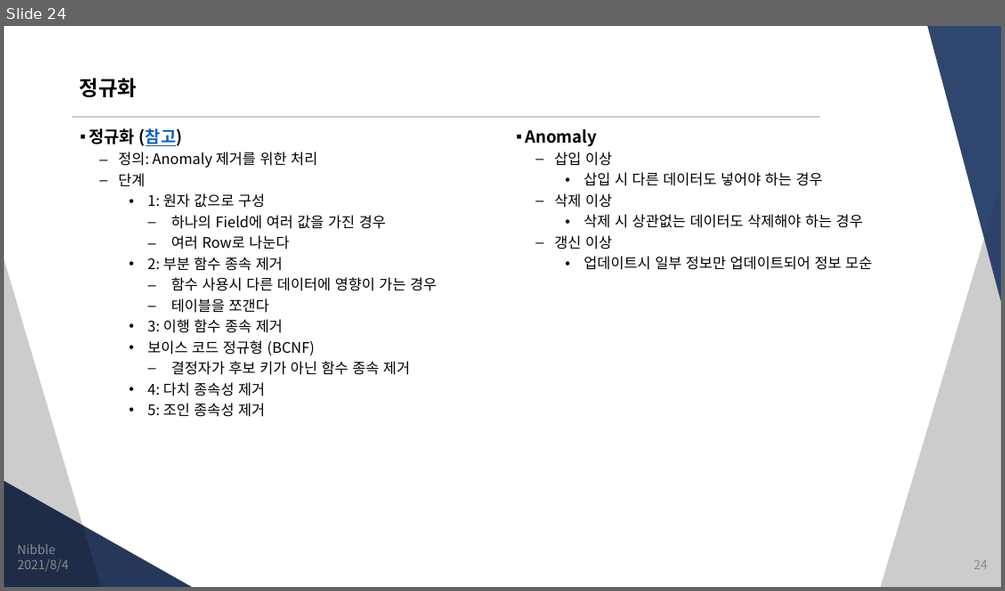
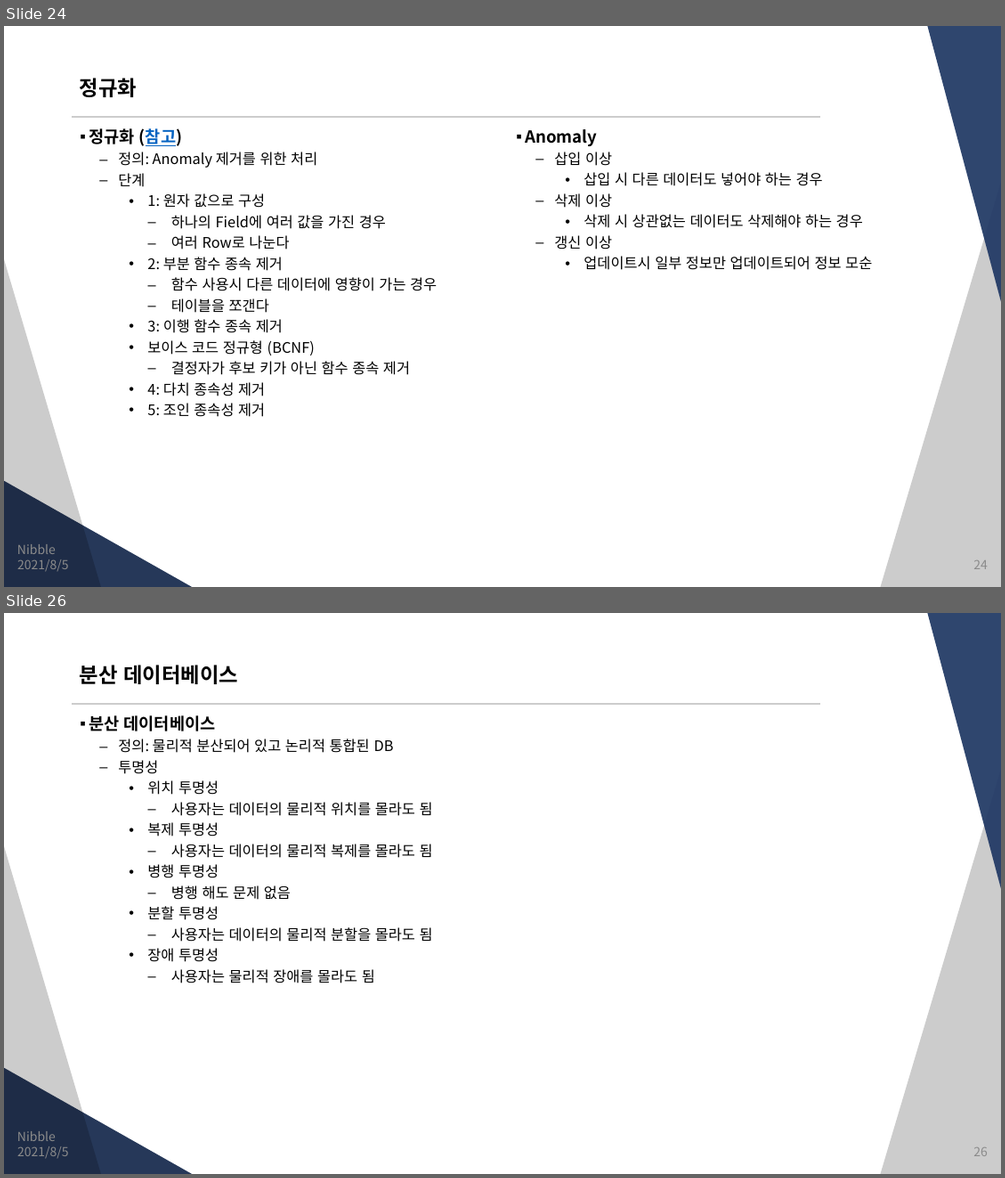
Before and after one commit to JungSangHyeon/2021-TIL, a slide deck: 정보처리기사/3. DB 구축.pptx. Shown one above the other, each under a label of ours: slide 24 before the commit, slides 24 and 26 after it; the slides between them are not shown. The pictures are 1005x591 and 1005x1178 pixels, drawn with LibreOffice and Linux fonts; fonts in the diff are those of the drawing. Boxes give left, top, right and bottom in pixels: in the first picture for what was removed or moved away, otherwise in the second. Text is boxed around its words. In the diff, an @@ line names an element or a change of style, - is before the commit and + after.

```diff
--- a/정보처리기사/3. DB 구축.pptx
+++ b/정보처리기사/3. DB 구축.pptx
@@ slide 26 added at (4, 613, 1001, 1174), background #FFFFFF; not listed: 5 template elements that a slide beside it also shows @@
@@ title added at (80, 665, 238, 684), 20 pt, text #000000, bold @@
+분산 데이터베이스
@@ text added at (89, 715, 433, 983), 14 pt, text #000000 @@
+▪ 분산 데이터베이스
+  – 정의: 물리적 분산되어 있고 논리적 통합된 DB
+  – 투명성
+    • 위치 투명성
+      – 사용자는 데이터의 물리적 위치를 몰라도 됨
+    • 복제 투명성
+      – 사용자는 데이터의 물리적 복제를 몰라도 됨
+    • 병행 투명성
+      – 병행 해도 문제 없음
+    • 분할 투명성
+      – 사용자는 데이터의 물리적 분할을 몰라도 됨
+    • 장애 투명성
+      – 사용자는 물리적 장애를 몰라도 됨
@@ text added at (17, 1131, 56, 1141), 12 pt, text #8C8C8C @@
+Nibble
@@ text added at (17, 1146, 69, 1159), 12 pt, text #8C8C8C @@
+2021/8/5
@@ page number added at (973, 1147, 987, 1156), 12 pt, text #8C8C8C @@
+26
@@ slide 24 changed as well @@
@@ text at (17, 559, 69, 572): text changed @@
-2021/8/4
+2021/8/5
```
Also in this commit, not shown: 22 other slides changed, 13 other slides added.
